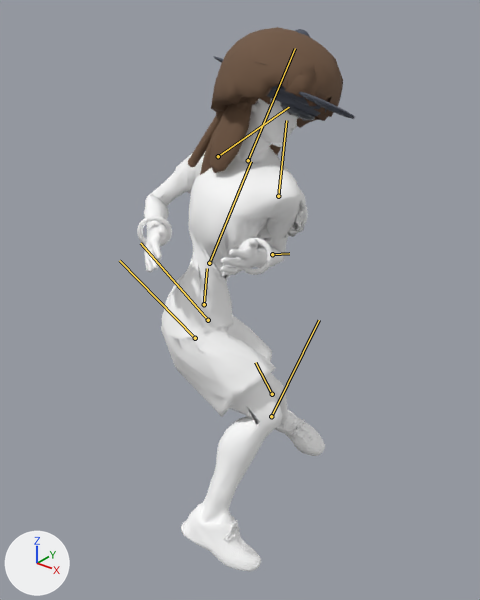
An edit to the glTF model art/blender/golfer-motion-r6.glb, drawn before and after from the same camera.
The view is the same before and after, from a camera (50 mm lens) standing at (1.369, -1.523, 1.844) and looking at (0.071, 0.099, 0.838). Every picture has the same lights, and +X, +Y and +Z are marked at lower left. The picture after the commit comes second. Both versions are drawn at frame 10 of the action 'backhand_left'; the numbers are the values there. The bones that change, and the others that lie on the model, are drawn over the model as lines.

Objects in the first picture: 'accessory_wristbandL', 'accessory_wristbandR', 'body', 'glasses_sport', 'hair_afro', 'hair_braids', 'hair_long', 'hair_wavy', 'headwear_backcap', 'headwear_beanie', 'headwear_bucket', 'headwear_cap', 'headwear_visor'.
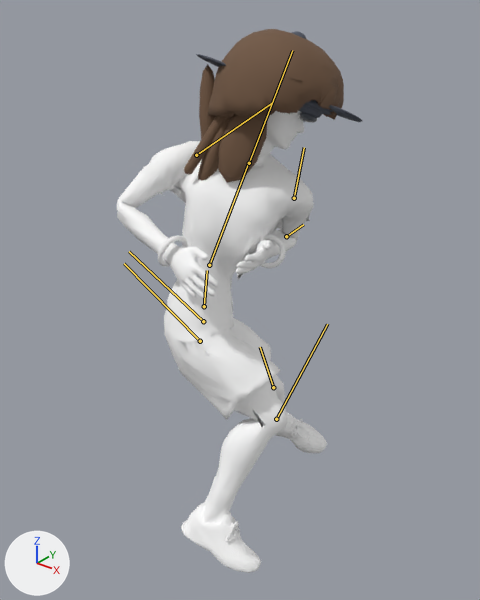
Pixel boxes [x1, y1, x2, y2] of what changed, in the pictures (480 x 600 px):
'body', posed (16% wider): before [144, 98, 325, 571]; after [117, 111, 327, 573]
'hair_afro', posed (10% shorter): before [211, 27, 343, 128]; after [208, 29, 344, 120]
'hair_long', posed: before [200, 96, 300, 175]; after [198, 109, 290, 183]
'hair_ponytail', posed (not visible before): after [199, 64, 216, 140]
'hair_braids', posed (7% wider): before [188, 105, 229, 167]; after [184, 116, 228, 175]
'accessory_wristbandR', posed (14% narrower): before [137, 216, 172, 247]; after [158, 235, 188, 267]
'accessory_wristbandL', posed: before [238, 238, 273, 275]; after [260, 234, 286, 268]
'headwear_beanie', posed (mostly hidden): before [257, 29, 320, 116]; after [292, 31, 322, 118]
'headwear_bucket', posed: before [271, 85, 327, 112]; after [304, 100, 331, 115]
'glasses_sport', posed: before [281, 103, 315, 120]; after [299, 112, 317, 123]
'headwear_cap', posed (mostly hidden): before [299, 93, 354, 119]; after [319, 103, 362, 122]
'headwear_visor', posed: before [300, 92, 355, 117]; after [329, 105, 363, 121]
'headwear_backcap', posed (mostly hidden): before [213, 56, 223, 63]; after [196, 54, 226, 67]
bone 'root', root to tip: before (204, 304) to (207, 268); after (204, 306) to (207, 270)
bone 'hipL', root to tip: before (208, 320) to (140, 243); after (203, 321) to (129, 251)
bone 'knL', root to tip: before (272, 394) to (255, 362); after (273, 387) to (260, 347)
bone 'hipR', root to tip: before (195, 338) to (119, 260); after (200, 341) to (124, 263)
bone 'knR', root to tip: before (271, 416) to (319, 320); after (276, 419) to (327, 324)
bone 'spine', root to tip: before (209, 263) to (251, 161); after (209, 265) to (248, 163)
bone 'head', root to tip: before (248, 160) to (295, 48); after (249, 163) to (292, 50)
bone 'shL', root to tip: before (278, 196) to (286, 120); after (294, 198) to (304, 147)
bone 'elL', root to tip: before (272, 254) to (289, 253); after (286, 236) to (303, 224)

The change in detail:
Bone 'root' (bone_root) moves from (0.0, -0.126, 0.0) to (0.0, -0.134, 0.0).
Bone 'root' (bone_root) turns from (-20, -60, 18) to (-15, -51, 13) degrees about its own x, y and z.
Bone 'hipL' (bone_hipl) turns from (65, -37, -56) to (68, -34, -53) degrees about its own x, y and z.
Bone 'knL' (bone_knl) turns from (-56, 0, 0) to (-52, 0, 0) degrees about its own x, y and z.
Bone 'hipR' (bone_hipr) turns from (53, -2, 8) to (51, -11, 9) degrees about its own x, y and z.
Bone 'knR' (bone_knr) turns from (-70, 0, 0) to (-72, 0, 0) degrees about its own x, y and z.
Bone 'spine' (bone_spine) turns from (24, -135, -15) to (52, -110, -49) degrees about its own x, y and z.
Bone 'head' (bone_head) turns from (-9, 97, -9) to (-15, 95, -15) degrees about its own x, y and z.
Bone 'shL' (bone_shl) turns from (-46, 34, -5) to (-56, -3, 4) degrees about its own x, y and z.
Bone 'elL' (bone_ell) turns from (139, 7, -6) to (141, 7, -5) degrees about its own x, y and z.
